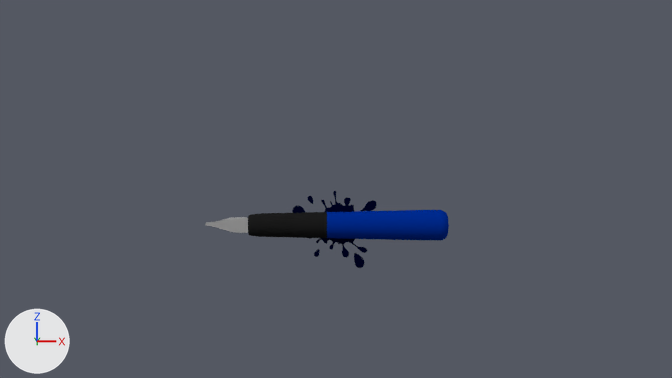
A saved change to the Blender file Assets/Models/filler.blend.
Both versions are drawn from the file's camera 'Camera'. The lights are fixed; the arrows at lower left show +X, +Y and +Z.

Script lines for the objects in view, before the commit:
```python
me_inkspot = bpy.data.meshes.new('inkspot')
me_inkspot.from_pydata(...)  # 650 vertices, 333 faces; spans x -4.7..4.52, y -4.82..3.62, z 0.06..0.17
me_inkspot.materials.append(mat_dark_blue)  # black #000324
me_plane = bpy.data.meshes.new('Plane')
me_plane.from_pydata(...)  # 1161 vertices, 1124 faces, 1 loose edge; spans x -0.37..0.42, y -2.16..2.5, z -0.54..0.43
# faces by material slot: [35, 1, 544, 544]
me_plane.materials.append(mat_gray_shiny)  # grey #a1a1a1
me_plane.materials.append(mat_dark_gray)  # black #3a3a3a
me_plane.materials.append(mat_black)  # black #1d1d1d
me_plane.materials.append(mat_blue)  # blue #002c92
ob_filler = bpy.data.objects.new('filler', me_plane)
ob_filler.location = (0.0, 0.0, 0.0)
ob_filler.rotation_euler = (-1.571, 1.571, 0.0)  # degrees (-90, 90, 0)
ob_filler.scale = (0.795, 1.07, 0.65)
ob_inkspot = bpy.data.objects.new('inkspot', me_inkspot)
ob_inkspot.location = (0.0, 0.0, 0.0)
ob_inkspot.rotation_euler = (1.571, 0.0, 0.0)  # degrees (90, 0, 0)
ob_inkspot.scale = (0.188, 0.188, 0.188)
```
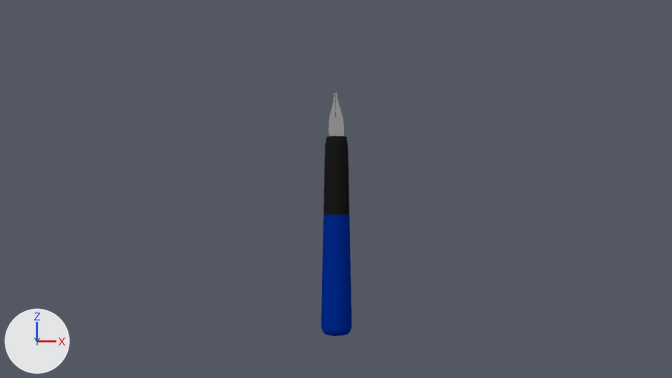
Diff of the bpy script that builds the scene:
```diff
--- a/Assets/Models/filler.blend.py
+++ b/Assets/Models/filler.blend.py
@@ ob_filler @@
 ob_filler = bpy.data.objects.new('filler', me_plane)
-ob_filler.location = (0.0, 0.0, 0.0)
-ob_filler.rotation_euler = (-1.571, 1.571, 0.0)  # degrees (-90, 90, 0)
+ob_filler.location = (0.0, 0.0, 0.02)
+ob_filler.rotation_euler = (1.571, 0.0, 0.0)  # degrees (90, 0, 0)
 ob_filler.scale = (0.795, 1.07, 0.65)
@@ ob_inkspot @@
 ob_inkspot.scale = (0.188, 0.188, 0.188)
+ob_inkspot.hide_set(True)  # its collection is switched off
```

Changed parts and their boxes [x1, y1, x2, y2] in the pictures (672 x 378 px):
'filler', moved, turned
    before: [205, 210, 449, 240]
    after: [321, 93, 352, 336]
'inkspot', hidden (black)
    before: [292, 191, 377, 268]
